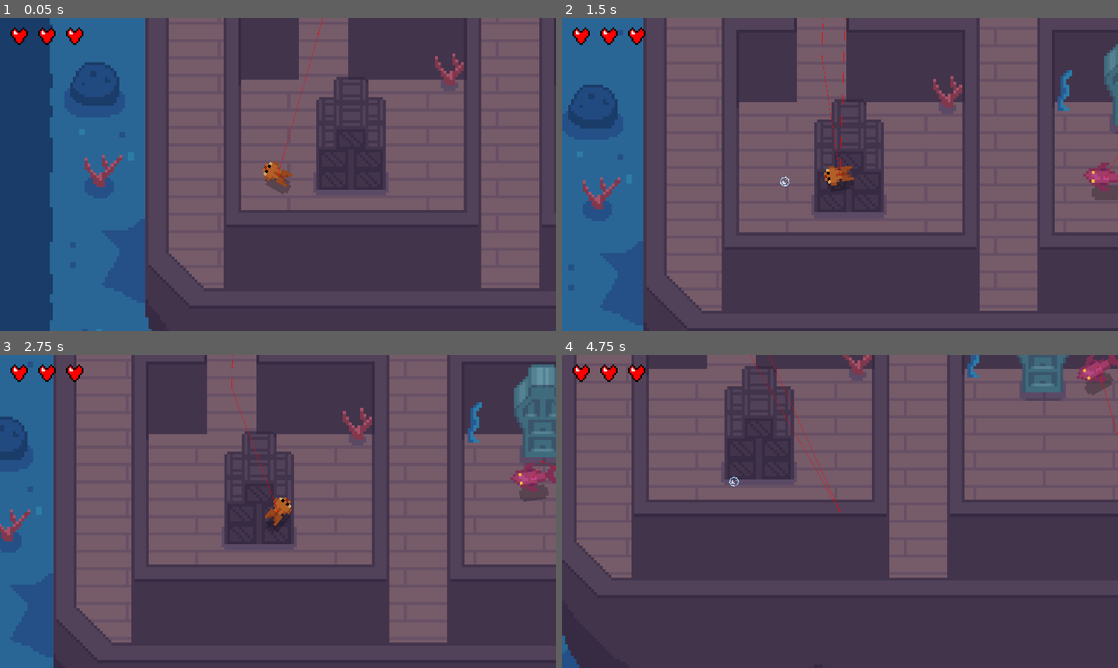
Above: before the commit, frames 1-4 (two rows, left to right).
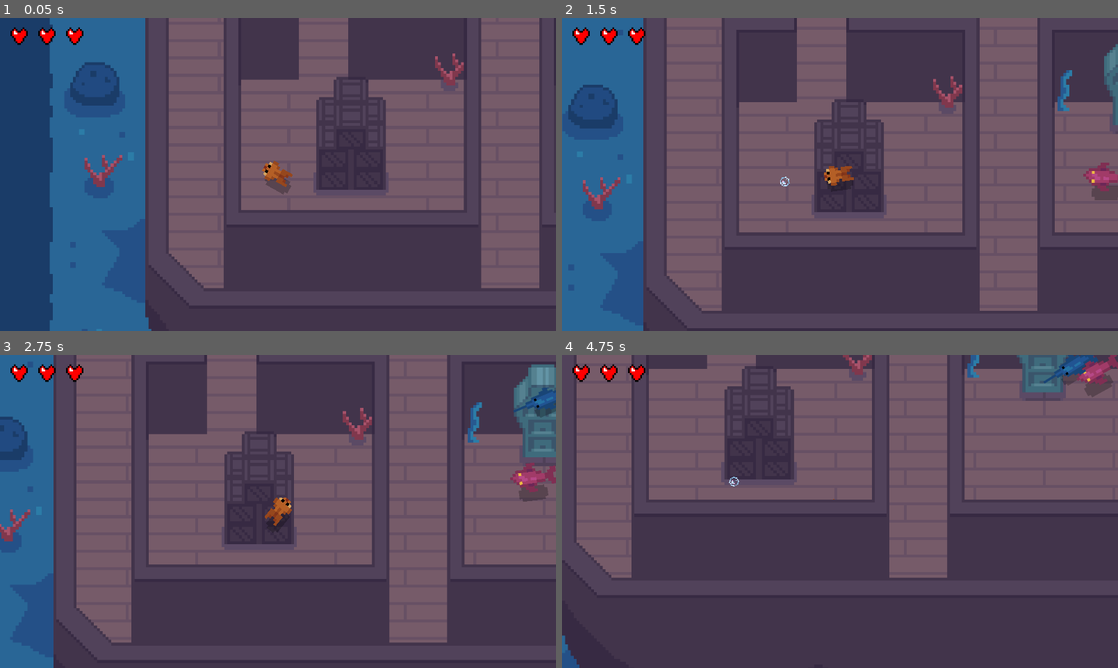
Above: after the commit, the same moments.

Repository: canaryincoalmine/Fish-Society-and-its-Bubbles
Game: Godot game, scene res://Code/Screens/Level 2.tscn
Two runs of this game, one before a commit and one after it. Both use one fixed random seed, a clock stepped at 60 frames per second and the inputs below. This scene is started directly instead of the project's main scene.
Inputs (mouse positions are in pixels of both pictures, inside the frame that each line leads up to):
- Up to frame 1 (0.05 s): no input
- Up to frame 2 (1.5 s): move the mouse to (962, 158) at 0.52 s; tap Space (dash) at 0.6 s; move the mouse to (728, 190) at 1.27 s; click (728, 190) at 1.35 s
- Up to frame 3 (2.75 s): move the mouse to (333, 442) at 2.02 s; tap Space (dash) at 2.1 s
- Up to frame 4 (4.75 s): move the mouse to (812, 574) at 2.77 s; click (812, 574) at 2.85 s; move the mouse to (1006, 558) at 3.52 s; tap Space (dash) at 3.6 s; move the mouse to (673, 464) at 4.27 s; click (673, 464) at 4.35 s

The runs differ from the first frame. In frame 1, less than 0.1% of the frame differs, in the area x 49-59%, y 0-51%; in frame 2, less than 0.1%; in frame 3, 0.4%; in frame 4, 0.7%, in the area x 33-100%, y 0-51%.

Commit message:
Removed debug mode.

Diff:
--- a/Code/Enemies/Cod/Cod.tscn
+++ b/Code/Enemies/Cod/Cod.tscn
@@ -64,7 +64,6 @@
 
 [node name="NavigationAgent2D" type="NavigationAgent2D" parent="."]
 path_postprocessing = 1
-debug_enabled = true
 
 [node name="Area2D" type="Area2D" parent="."]
 collision_layer = 4
--- a/Code/Enemies/Swordfish/swordfish.tscn
+++ b/Code/Enemies/Swordfish/swordfish.tscn
@@ -96,7 +96,7 @@
 shape = SubResource("RectangleShape2D_dihcl")
 
 [node name="NavigationAgent2D" type="NavigationAgent2D" parent="."]
-debug_enabled = true
+path_postprocessing = 1
 
 [node name="Area2D" type="Area2D" parent="."]
 collision_layer = 4
--- a/Code/Screens/Level 1.tscn
+++ b/Code/Screens/Level 1.tscn
@@ -9,7 +9,7 @@
 [ext_resource type="AudioStream" uid="uid://b2a5voaaaeocn" path="res://Audio/ocean_ambience_1.wav" id="4_icb3t"]
 [ext_resource type="Texture2D" uid="uid://cqhyboxt7ukbf" path="res://Sprites/Maps/Level1/Underwater stairs top layer.png" id="5_82kac"]
 [ext_resource type="Texture2D" uid="uid://cnl8aj5qh7qhp" path="res://Sprites/Maps/Level1/Ship top layer.png" id="6_tsaih"]
-[ext_resource type="PackedScene" uid="uid://74lnysi4i3b7" path="res://Code/Enemies/Cod/Cod.tscn" id="7_5okh8"]
+[ext_resource type="PackedScene" uid="uid://74lnysi4i3b7" path="res://Code/Enemies/Cod/cod.tscn" id="7_5okh8"]
 [ext_resource type="Texture2D" uid="uid://dhhp18k04y1hh" path="res://Sprites/Maps/Level1/Deck room top layer.png" id="7_unpje"]
 [ext_resource type="AudioStream" uid="uid://bi3m32ns5vnuq" path="res://Audio/main_soundtrack.wav" id="8_8biuh"]
 [ext_resource type="PackedScene" uid="uid://dqhkrfhkhdwoh" path="res://Code/Screens/hud.tscn" id="12_8fd6g"]
--- a/Code/Screens/Level 2.tscn
+++ b/Code/Screens/Level 2.tscn
@@ -6,7 +6,7 @@
 [ext_resource type="AudioStream" uid="uid://b2a5voaaaeocn" path="res://Audio/ocean_ambience_1.wav" id="4_icb3t"]
 [ext_resource type="Texture2D" uid="uid://dotuvpq1oj2o4" path="res://Sprites/Maps/Level2/Level 2.png" id="5_3fhie"]
 [ext_resource type="Texture2D" uid="uid://cnl8aj5qh7qhp" path="res://Sprites/Maps/Level1/Ship top layer.png" id="6_tsaih"]
-[ext_resource type="PackedScene" uid="uid://74lnysi4i3b7" path="res://Code/Enemies/Cod/Cod.tscn" id="7_5okh8"]
+[ext_resource type="PackedScene" uid="uid://74lnysi4i3b7" path="res://Code/Enemies/Cod/cod.tscn" id="7_5okh8"]
 [ext_resource type="AudioStream" uid="uid://bi3m32ns5vnuq" path="res://Audio/main_soundtrack.wav" id="8_8biuh"]
 [ext_resource type="Texture2D" uid="uid://dmbn6usrqudql" path="res://Sprites/Maps/Level2/Level 2 top layer.png" id="10_ttq0s"]
 [ext_resource type="PackedScene" uid="uid://dcp15oo1olg6d" path="res://Code/Enemies/Swordfish/swordfish.tscn" id="11_bopol"]
Not shown: 1 places in Code/Screens/EndScreen.tscn that only renumber resources
Not shown: 1 places in default_bus_layout.tres that only renumber resources
